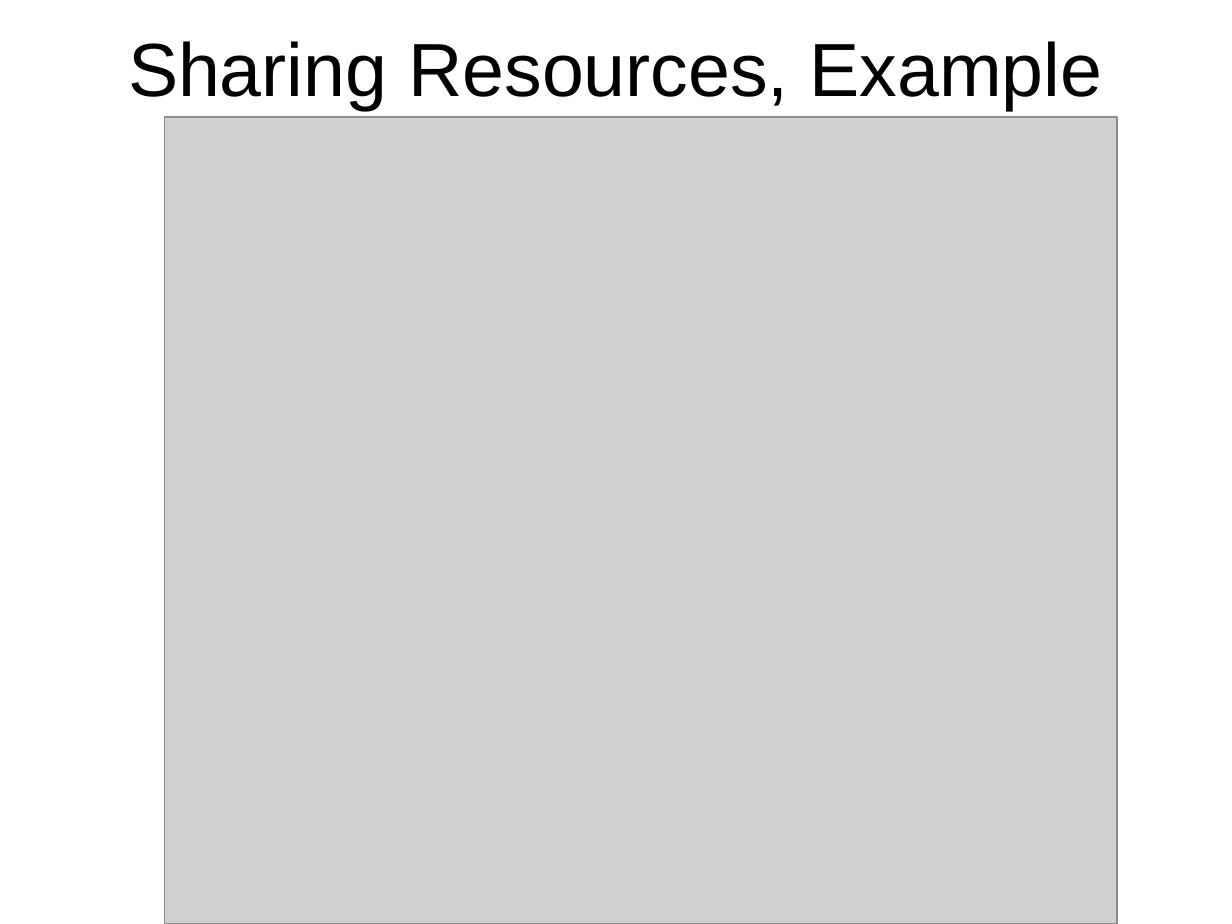
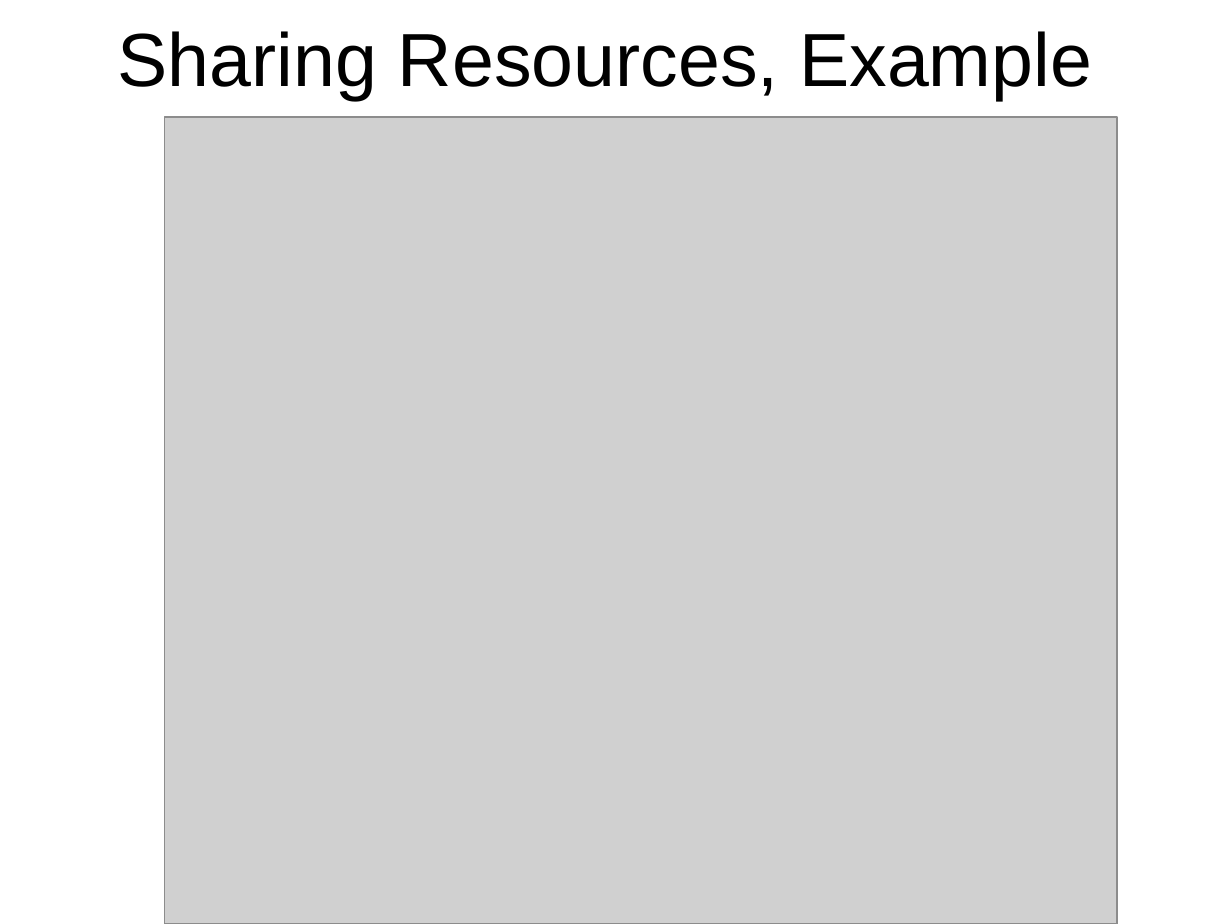
Before and after one commit to octaviordz/zjnu2017.github.io, a slide deck: slide 22 of OOP/lectures/100--Java.MultiThreading.pptx. Drawn at 1232x924 pixels with LibreOffice and Linux fonts; fonts in the diff are those of the drawing; grey boxes stand for pictures. Boxes give left, top, right and bottom in pixels: in the first picture for what was removed or moved away, otherwise in the second. Text is boxed around its words. In the diff, an @@ line names an element or a change of style, - is before the commit and + after.

```diff
--- a/OOP/lectures/100--Java.MultiThreading.pptx
+++ b/OOP/lectures/100--Java.MultiThreading.pptx
@@ title "Sharing Resources, Example" moved from (x1=128, y1=41, x2=1103, y2=111) to (x1=118, y1=31, x2=1092, y2=100) @@
```
Also in this commit, not shown: 10 other slides changed, 1 slide added.
